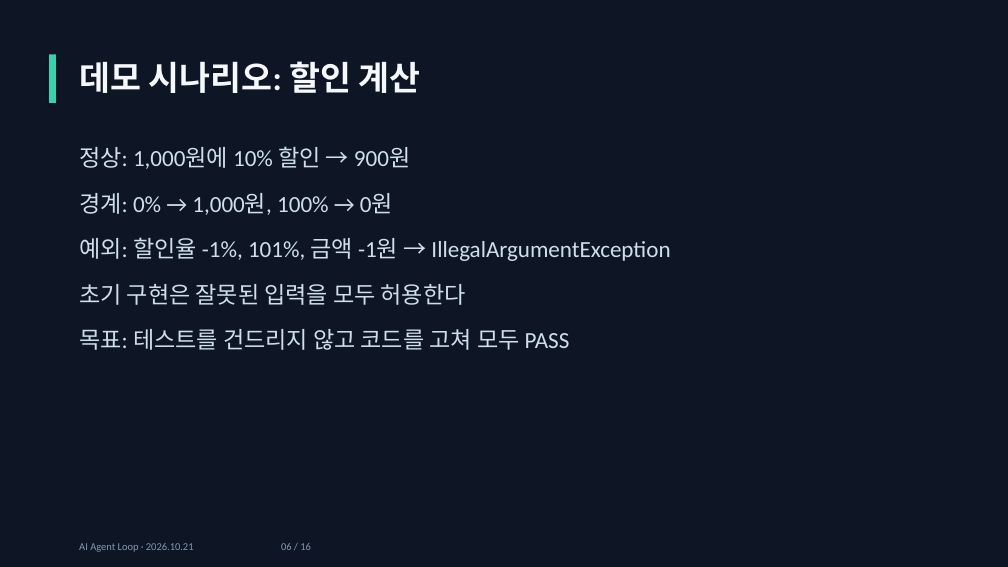
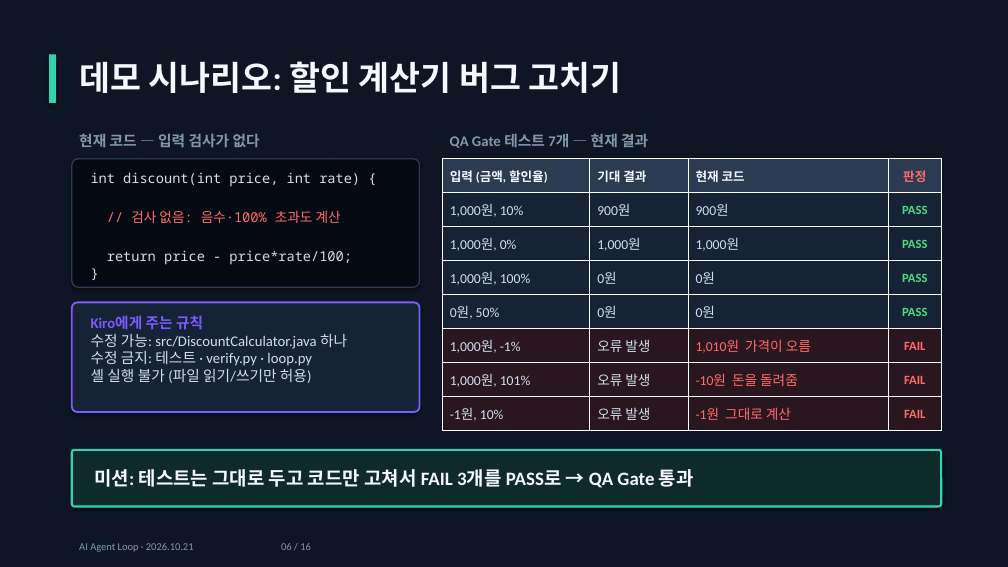
Before and after one commit to jaewon-i/kiro-agent-loop-demo, a slide deck: slide 6 of docs/AI_Agent_Loop.pptx. Drawn at 1008x567 pixels with LibreOffice and Linux fonts; fonts in the diff are those of the drawing. Boxes give left, top, right and bottom in pixels: in the first picture for what was removed or moved away, otherwise in the second. Text is boxed around its words. In the diff, an @@ line names an element or a change of style, - is before the commit and + after.

Commit message:
Rework demo scenario slide: buggy code, test table, mission

```diff
--- a/docs/AI_Agent_Loop.pptx
+++ b/docs/AI_Agent_Loop.pptx
@@ text at [79,61,622,93]: text changed @@
-데모 시나리오: 할인 계산
+데모 시나리오: 할인 계산기 버그 고치기
@@ text removed at [79,146,670,350] @@
-정상: 1,000원에 10% 할인 → 900원
-경계: 0% → 1,000원, 100% → 0원
-예외: 할인율 -1%, 101%, 금액 -1원 → IllegalArgumentException
-초기 구현은 잘못된 입력을 모두 허용한다
-목표: 테스트를 건드리지 않고 코드를 고쳐 모두 PASS
@@ text added at [79,133,260,148], 14 pt, text #8397AB, bold @@
+현재 코드 — 입력 검사가 없다
@@ text added at [450,133,648,148], 14 pt, text #8397AB, bold @@
+QA Gate 테스트 7개 — 현재 결과
@@ rounded rectangle added at [72,159,420,287], fill #050A12, outline #2A3B52 1.25 pt @@
@@ text added at [91,172,360,265], 13 pt, text #CFDEEB @@
+int discount(int price, int rate) {
+// 검사 없음: 음수·100% 초과도 계산
+return price - price*rate/100;
+}
@@ table added at [442,159,941,431], 8 rows, 4 columns @@
+입력 (금액, 할인율) | 기대 결과 | 현재 코드 | 판정
+1,000원, 10% | 900원 | 900원 | PASS
+1,000원, 0% | 1,000원 | 1,000원 | PASS
+1,000원, 100% | 0원 | 0원 | PASS
+0원, 50% | 0원 | 0원 | PASS
+1,000원, -1% | 오류 발생 | 1,010원 가격이 오름 | FAIL
+1,000원, 101% | 오류 발생 | -10원 돈을 돌려줌 | FAIL
+-1원, 10% | 오류 발생 | -1원 그대로 계산 | FAIL
@@ rounded rectangle added at [72,302,420,412], fill #162236, outline #7C5CFF 1.75 pt @@
@@ text added at [91,315,347,383], 14 pt, text #CFDEEB @@
+Kiro에게 주는 규칙
+수정 가능: src/DiscountCalculator.java 하나
+수정 금지: 테스트 · verify.py · loop.py
+셸 실행 불가 (파일 읽기/쓰기만 허용)
@@ rounded rectangle added at [72,450,941,507], fill #0F2A2A, outline #31D3B1 2 pt @@
@@ text added at [94,469,694,488], 18 pt, text #F5F8FD, bold @@
+미션: 테스트는 그대로 두고 코드만 고쳐서 FAIL 3개를 PASS로 → QA Gate 통과
```
